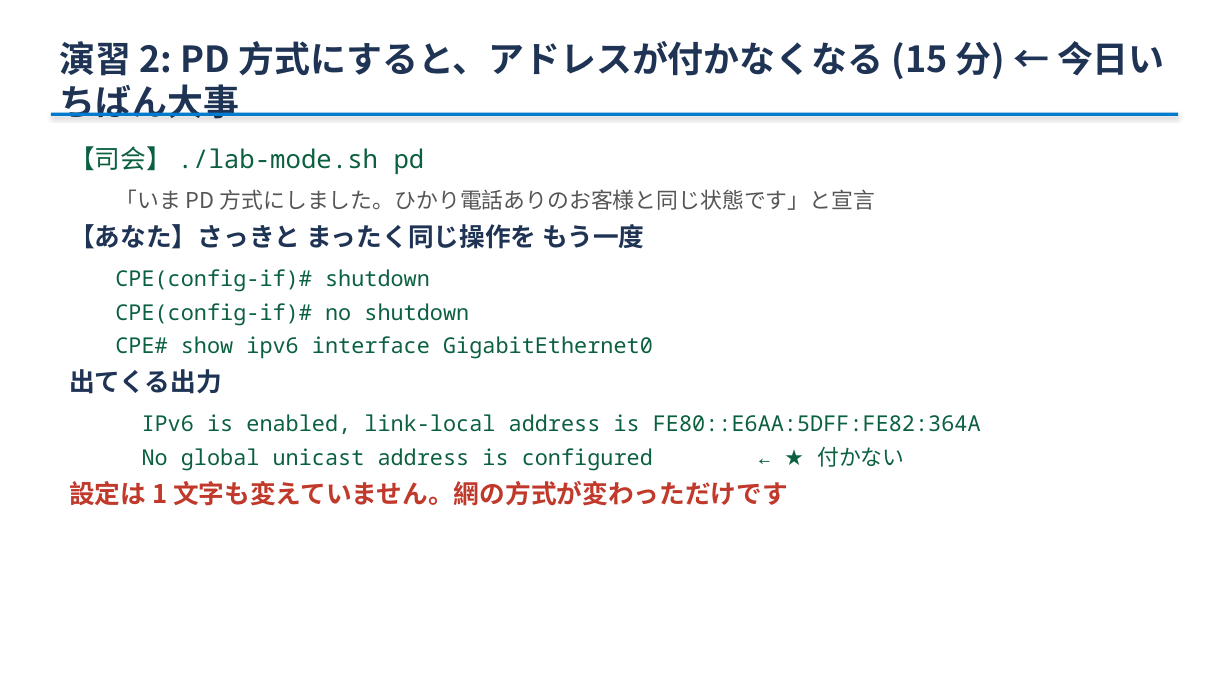
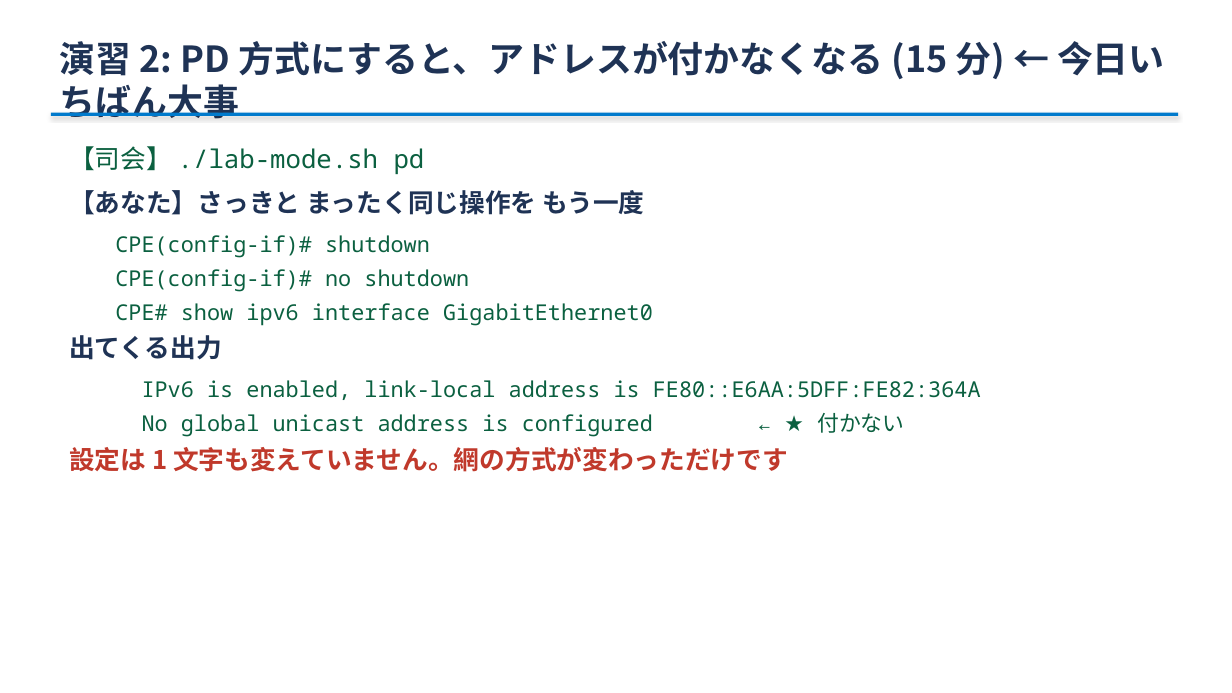
Before and after one commit to ginchankawaii/claude-code-book-template, a slide deck: slide 9 of docs/ipoe-lab/slides/handson.pptx. Drawn at 1232x693 pixels with LibreOffice and Linux fonts; fonts in the diff are those of the drawing. Boxes give left, top, right and bottom in pixels: in the first picture for what was removed or moved away, otherwise in the second. Text is boxed around its words. In the diff, an @@ line names an element or a change of style, - is before the commit and + after.

```diff
--- a/docs/ipoe-lab/slides/handson.pptx
+++ b/docs/ipoe-lab/slides/handson.pptx
@@ text at (115, 189, 876, 210): paragraph removed @@
-  「いま PD 方式にしました。ひかり電話ありのお客様と同じ状態です」と宣言
```
Also in this commit, not shown: 5 other slides changed, 5 other files.
